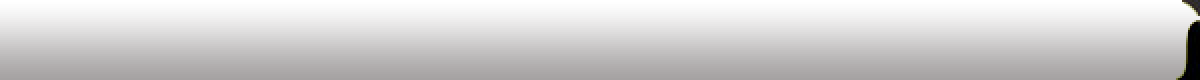
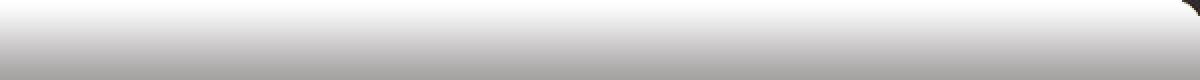
Before/after of a (1200, 80) layered artwork. What changed in the layer stack:
added layer "Layer 0 copy 2" above "Layer 0 copy" over [1176,0,1200,80]
